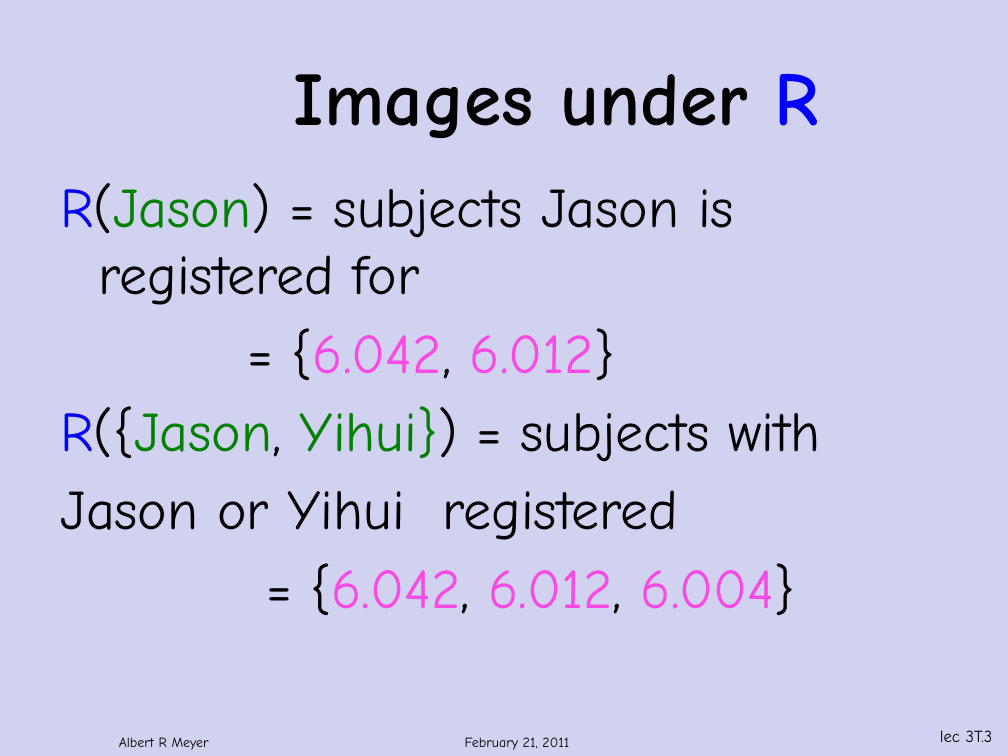
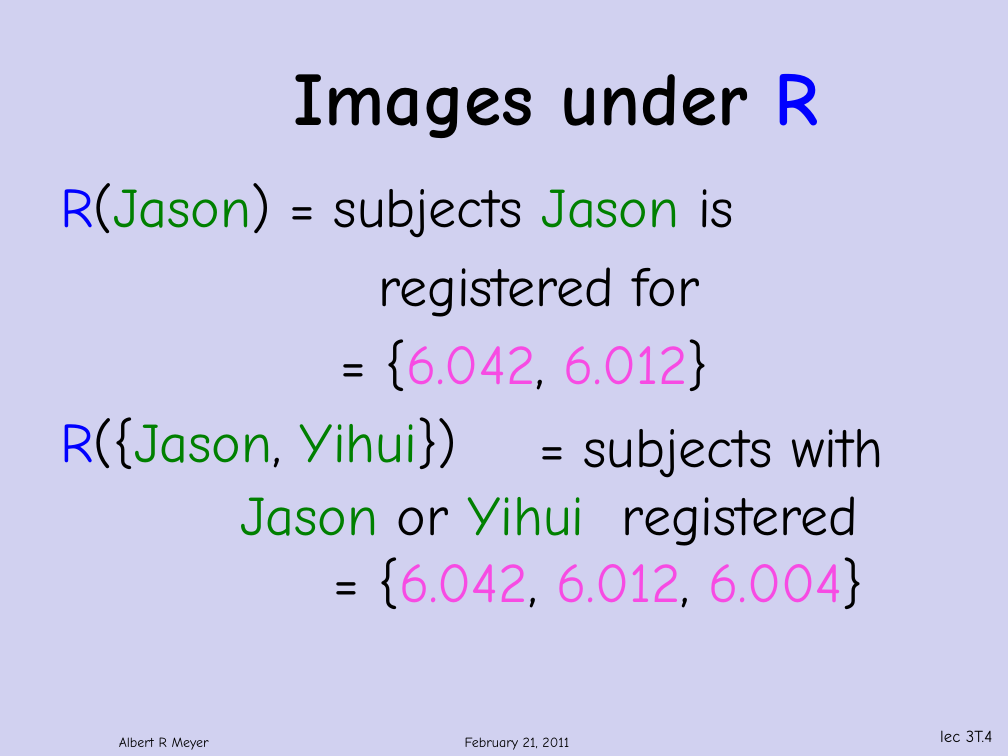
Before and after one commit to armeyer/mcs_web, a slide deck: slide 4 of spring12/slidesS12/relations.pptx (slide 3 before the commit). Drawn at 1008x756 pixels with LibreOffice and Linux fonts; fonts in the diff are those of the drawing; background and template pictures are left out. Boxes give left, top, right and bottom in pixels: in the first picture for what was removed or moved away, otherwise in the second. Text is boxed around its words. In the diff, an @@ line names an element or a change of style, - is before the commit and + after.

```diff
--- a/spring12/slidesS12/relations.pptx
+++ b/spring12/slidesS12/relations.pptx
@@ text at (x1=60, y1=183, x2=734, y2=317): text changed @@
-R(Jason) = subjects Jason is registered for
+R(Jason) = subjects Jason is
+registered for
@@ text at (x1=60, y1=417, x2=457, y2=469): text changed; text colour #000000 to #008000 @@
-R({Jason, Yihui}) = subjects with
-Jason or Yihui registered
-= {6.042, 6.012, 6.004}
+R({Jason, Yihui})
@@ text added at (x1=240, y1=429, x2=883, y2=609), 40 pt, text #000000 @@
+= subjects with
+Jason or Yihui registered
+= {6.042, 6.012, 6.004}
@@ page number at (x1=940, y1=730, x2=992, y2=742): text changed @@
-lec 3T.3
+lec 3T.4
```
Also in this commit, not shown: 3 other slides changed, 16 slides added, 3 slides removed.
